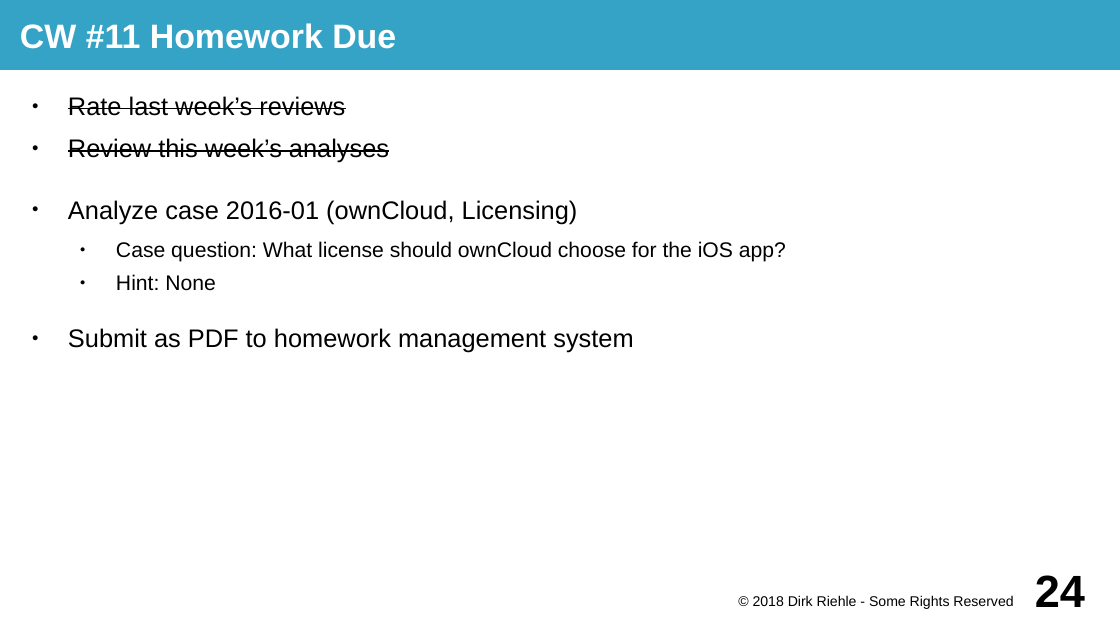
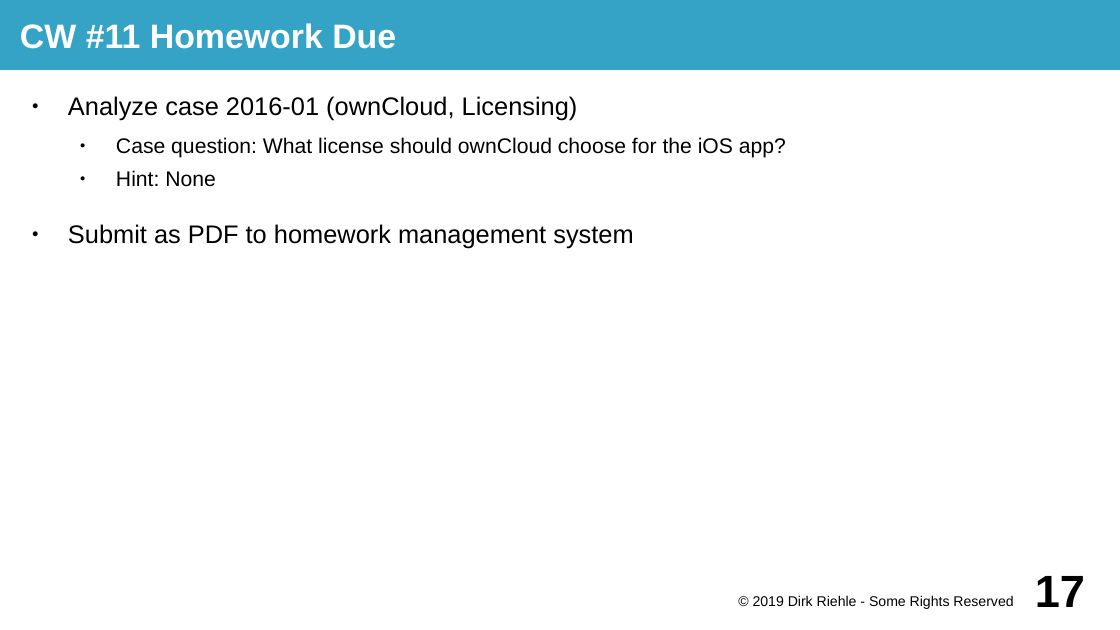
Before and after one commit to dirkriehle/prod-course, a slide deck: slide 17 of Lecture slides/PROD A02 - Course Homework.odp (slide 24 before the commit). Drawn at 1120x630 pixels with LibreOffice and Linux fonts; fonts in the diff are those of the drawing. Boxes give left, top, right and bottom in pixels: in the first picture for what was removed or moved away, otherwise in the second. Text is boxed around its words. In the diff, an @@ line names an element or a change of style, - is before the commit and + after.

```diff
--- a/Lecture slides/PROD A02 - Course Homework.odp
+++ b/Lecture slides/PROD A02 - Course Homework.odp
@@ text at (68, 96, 389, 163): paragraphs removed @@
-● Rate last week’s reviews
-● Review this week’s analyses
@@ text at (753, 595, 1013, 609): text changed @@
-© 2018 Dirk Riehle - Some Rights Reserved
+© 2019 Dirk Riehle - Some Rights Reserved
@@ page number at (1035, 576, 1085, 607): text changed @@
-24
+17
```
Also in this commit, not shown: 20 other slides changed, 7 slides removed, 8 other files.
